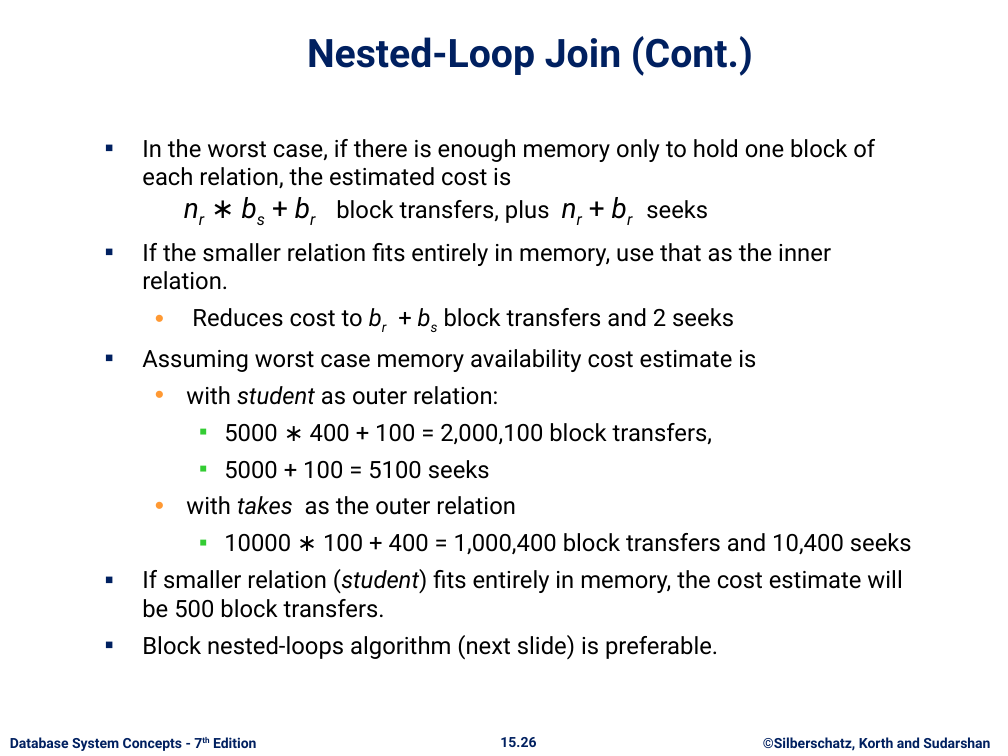
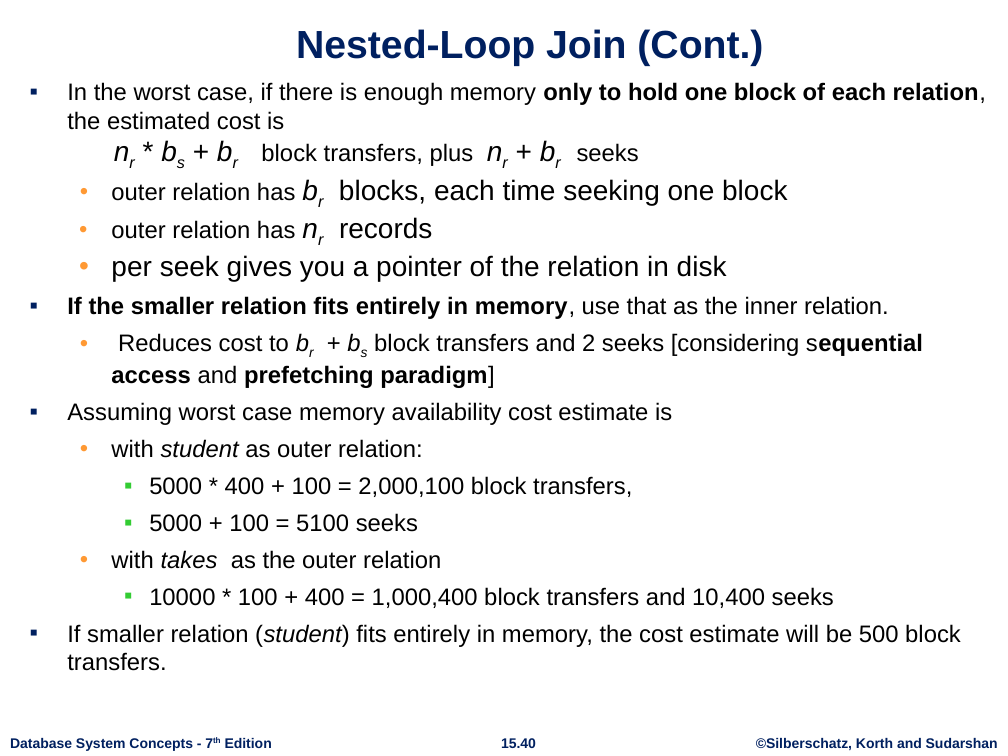
Before and after one commit to rizveeredwan/course-contents, a slide deck: slide 40 of CSE-3104/ch15.pptx (slide 26 before the commit). Drawn at 1008x756 pixels with LibreOffice and Linux fonts; fonts in the diff are those of the drawing; background and template pictures are left out. Boxes give left, top, right and bottom in pixels: in the first picture for what was removed or moved away, otherwise in the second. Text is boxed around its words. In the diff, an @@ line names an element or a change of style, - is before the commit and + after.

```diff
--- a/CSE-3104/ch15.pptx
+++ b/CSE-3104/ch15.pptx
@@ title "Nested-Loop Join (Cont.)": place and size @@
-title "Nested-Loop Join (Cont.)" at (307,36,753,76)
+title "Nested-Loop Join (Cont.)" at (296,29,763,66)
@@ title "Nested-Loop Join (Cont.)" at (296,29,763,66): font Roboto to Arial @@
@@ text "In the worst case, if ...": place and size @@
-text "In the worst case, if ..." at (142,139,912,659)
+text "In the worst case, if ..." at (67,82,986,647)
@@ text at (67,82,986,281): text changed; font Roboto to Arial @@
-▪ In the worst case, if there is enough memory only to hold one block of each relation, the estimated cost is
-  nr ∗ bs + br block transfers, plus nr + br seeks
+▪ In the worst case, if there is enough memory only to hold one block of each relation, the estimated cost is
+  nr * bs + br block transfers, plus nr + br seeks
+  • outer relation has br blocks, each time seeking one block
+  • outer relation has nr records
+  • per seek gives you a pointer of the relation in disk
@@ text at (67,296,961,647): font Roboto to Arial in "If the smaller relation fits entirely in ...", "Assuming worst case memory availability cost estimate ...", "with student as outer relation:", "5000 + 100 = 5100 seeks" and 2 more places; bold on in "If the smaller relation fits entirely in ..." @@
@@ text at (111,333,923,388): text changed; font Roboto to Arial @@
-  • Reduces cost to br + bs block transfers and 2 seeks
+  • Reduces cost to br + bs block transfers and 2 seeks [considering sequential access and prefetching paradigm]
@@ text at (149,476,632,497): text changed; font Roboto to Arial @@
-    ▪ 5000 ∗ 400 + 100 = 2,000,100 block transfers,
+    ▪ 5000 * 400 + 100 = 2,000,100 block transfers,
@@ text at (149,587,834,608): text changed; font Roboto to Arial @@
-    ▪ 10000 ∗ 100 + 400 = 1,000,400 block transfers and 10,400 seeks
+    ▪ 10000 * 100 + 400 = 1,000,400 block transfers and 10,400 seeks
@@ text at (142,635,718,659): paragraph removed @@
-▪ Block nested-loops algorithm (next slide) is preferable.
@@ text "Database System Concepts - 7th ..." at (10,738,272,751): font Roboto to Arial; less space between paragraphs @@
@@ page number at (501,738,536,748): text changed; font Roboto to Arial @@
-15.26
+15.40
@@ text "©Silberschatz, Korth and Sudarshan" at (756,738,998,751): font Roboto to Arial; less space between paragraphs @@
```
Also in this commit, not shown: 62 other slides changed, 17 slides added.
